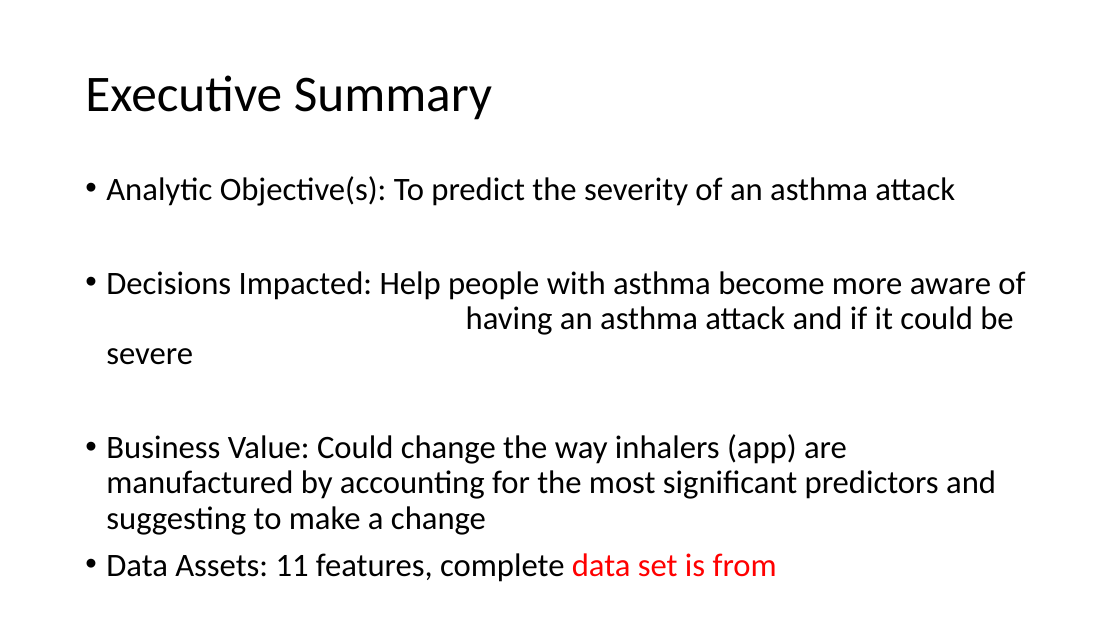
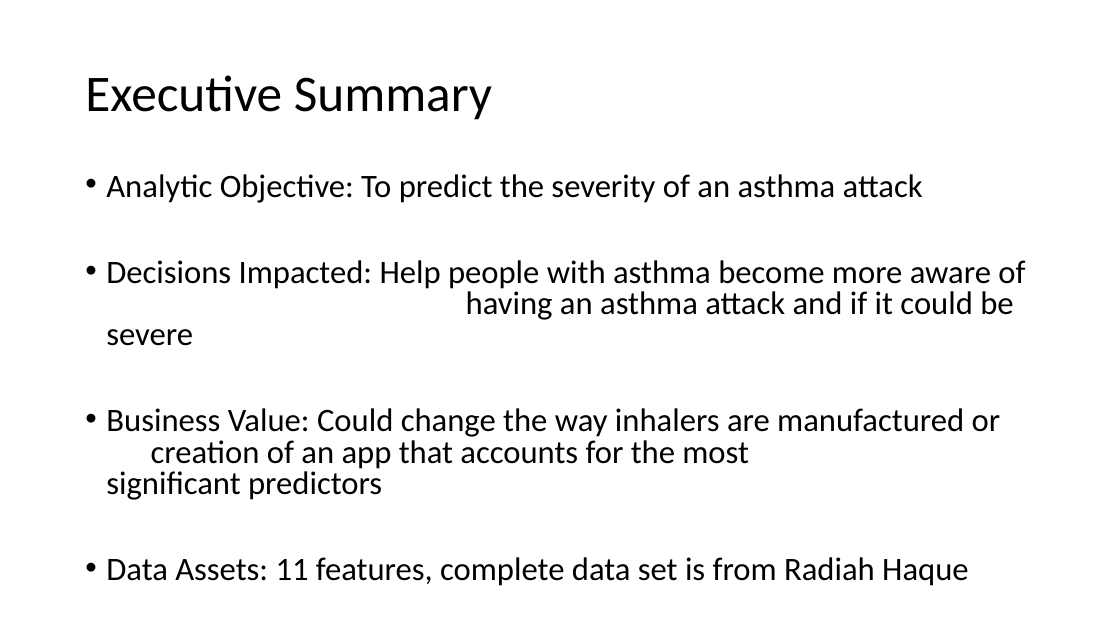
Before and after one commit to donaldsonm731/Asthma_Prediction, a slide deck: slide 2 of Mid_Semester_Pres.pptx. Drawn at 1120x630 pixels with LibreOffice and Linux fonts; fonts in the diff are those of the drawing. Boxes give left, top, right and bottom in pixels: in the first picture for what was removed or moved away, otherwise in the second. Text is boxed around its words. In the diff, an @@ line names an element or a change of style, - is before the commit and + after.

```diff
--- a/Mid_Semester_Pres.pptx
+++ b/Mid_Semester_Pres.pptx
@@ text at [106,174,923,203]: text changed @@
-• Analytic Objective(s): To predict the severity of an asthma attack
+• Analytic Objective: To predict the severity of an asthma attack
@@ text at [106,260,1025,346]: line spacing 0.9 to 0.8 @@
@@ text at [106,408,1001,586]: text changed @@
-• Business Value: Could change the way inhalers (app) are manufactured by accounting for the most significant predictors and suggesting to make a change
-• Data Assets: 11 features, complete data set is from
+• Business Value: Could change the way inhalers are manufactured or creation of an app that accounts for the most significant predictors
+• Data Assets: 11 features, complete data set is from Radiah Haque
```
Also in this commit, not shown: 4 other slides changed.
